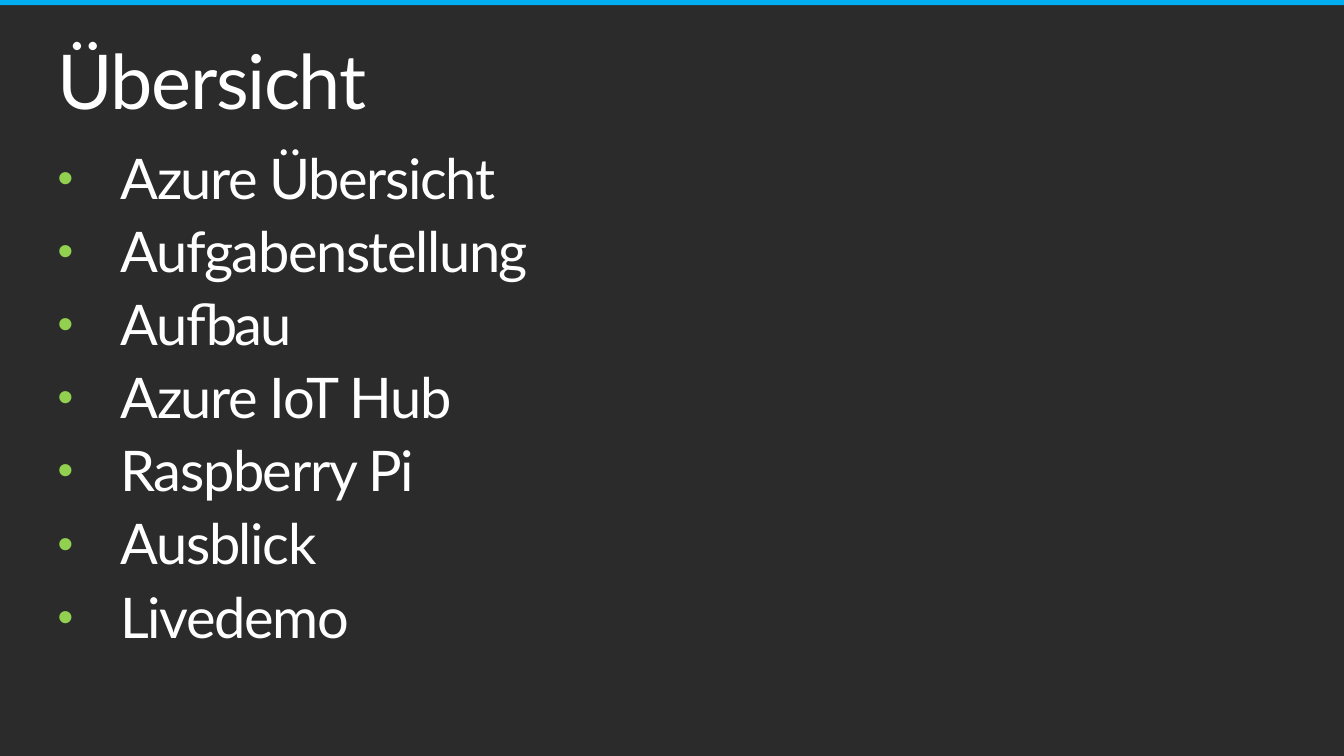
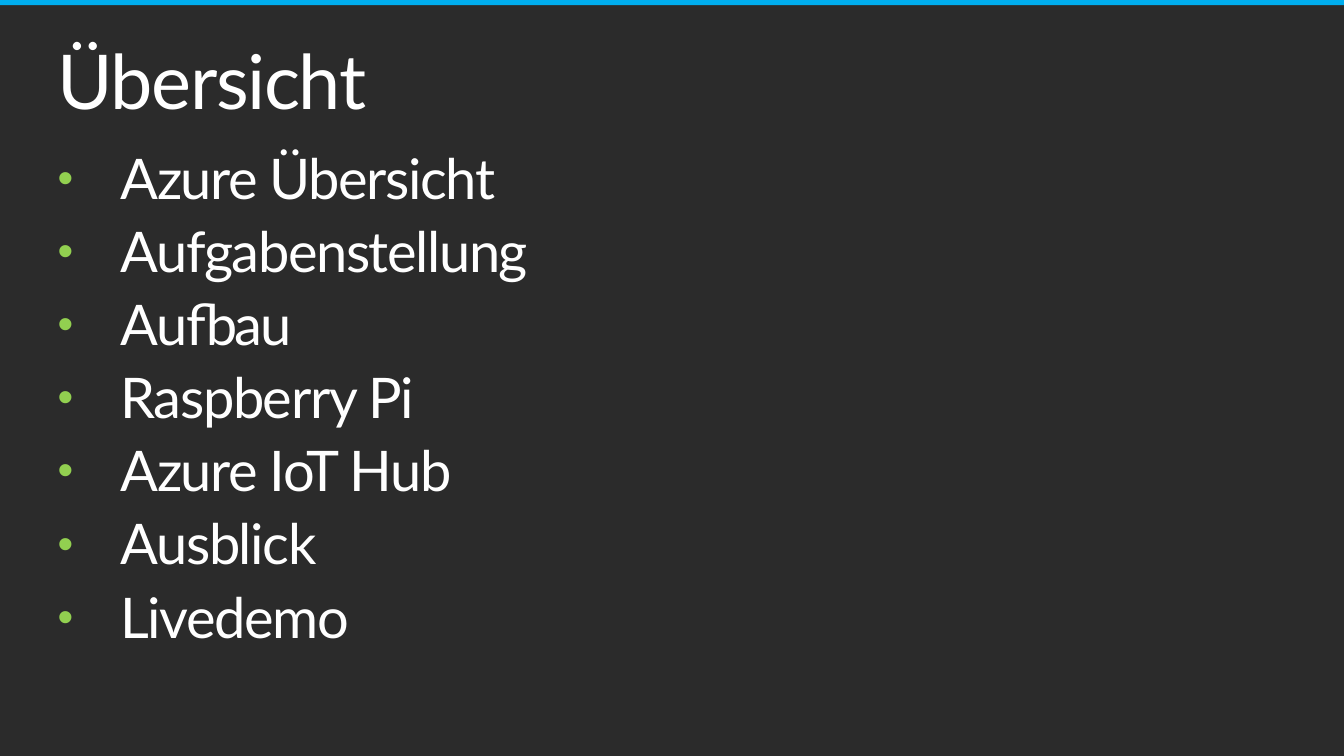
Before and after one commit to chriz239/VtIoTHub, a slide deck: slide 2 of Semesterprojekt_VT.pptx. Drawn at 1344x756 pixels with LibreOffice and Linux fonts; fonts in the diff are those of the drawing; background and template pictures are left out; a plain dark background stands for a picture behind light text. Boxes give left, top, right and bottom in pixels: in the first picture for what was removed or moved away, otherwise in the second. Text is boxed around its words. In the diff, an @@ line names an element or a change of style, - is before the commit and + after.

```diff
--- a/Semesterprojekt_VT.pptx
+++ b/Semesterprojekt_VT.pptx
@@ text at box(121, 376, 414, 428): paragraph added @@
+• Raspberry Pi
@@ text at box(121, 449, 414, 501): paragraph removed @@
-• Raspberry Pi
```
Also in this commit, not shown: 2 other slides changed.
